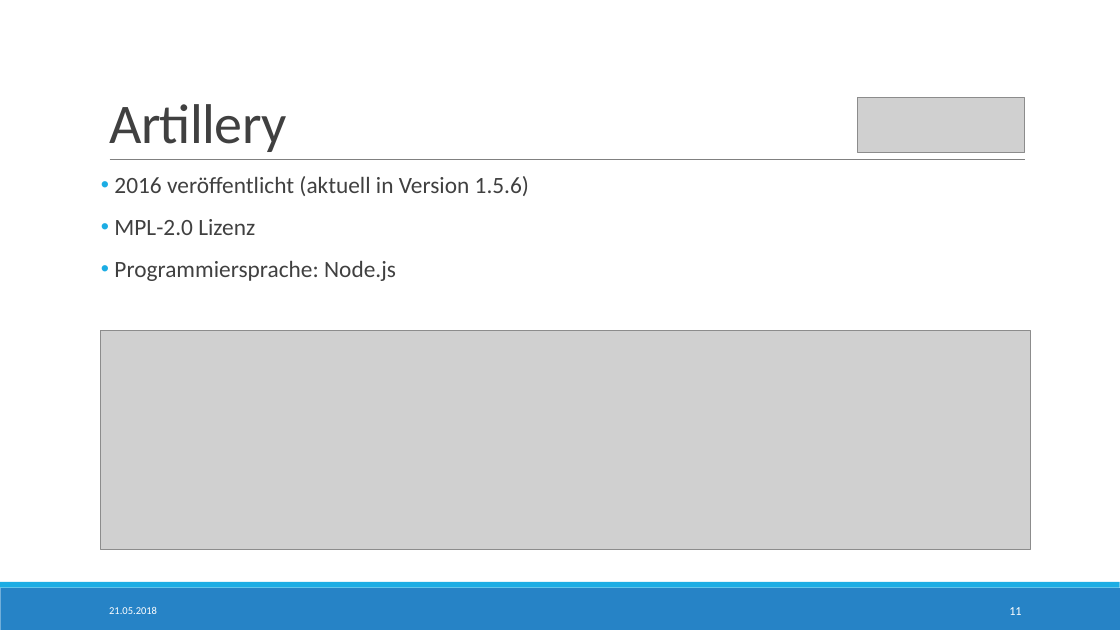
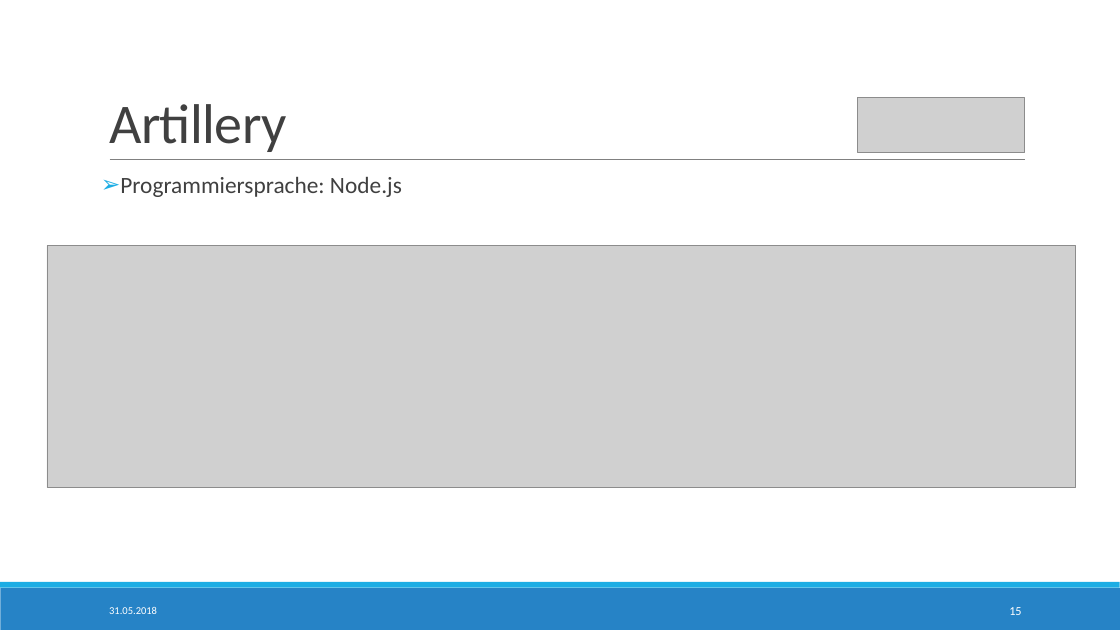
Before and after one commit to StTraeger/sqs-car-webservice, a slide deck: slide 15 of sqsdemoserver/LoadTesting.pptx (slide 11 before the commit). Drawn at 1120x630 pixels with LibreOffice and Linux fonts; fonts in the diff are those of the drawing; grey boxes stand for pictures. Boxes give left, top, right and bottom in pixels: in the first picture for what was removed or moved away, otherwise in the second. Text is boxed around its words. In the diff, an @@ line names an element or a change of style, - is before the commit and + after.

```diff
--- a/sqsdemoserver/LoadTesting.pptx
+++ b/sqsdemoserver/LoadTesting.pptx
@@ text "Programmiersprache: Node.js" at <box>120,177,402,197</box>: bullet • to ➢ @@
@@ text at <box>114,176,529,235</box>: paragraphs removed @@
-• 2016 veröffentlicht (aktuell in Version 1.5.6)
-• MPL-2.0 Lizenz
@@ picture: place and size @@
-picture at <box>101,331,1030,549</box>
+picture at <box>47,245,1076,487</box>
@@ page number at <box>1009,607,1021,615</box>: text changed @@
-11
+15
```
Also in this commit, not shown: 13 other slides changed, 9 slides added, 3 slides removed, 6 other files.
